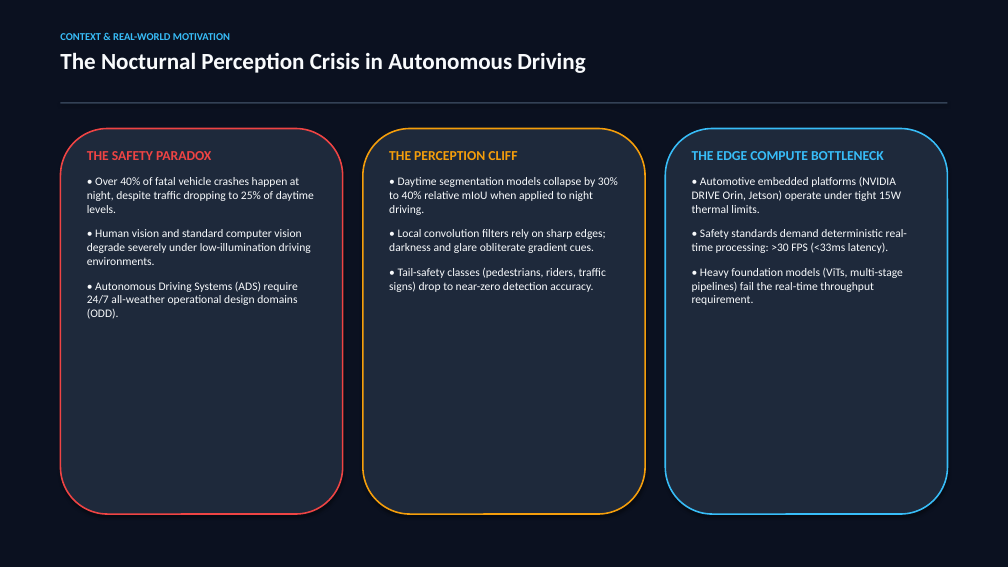
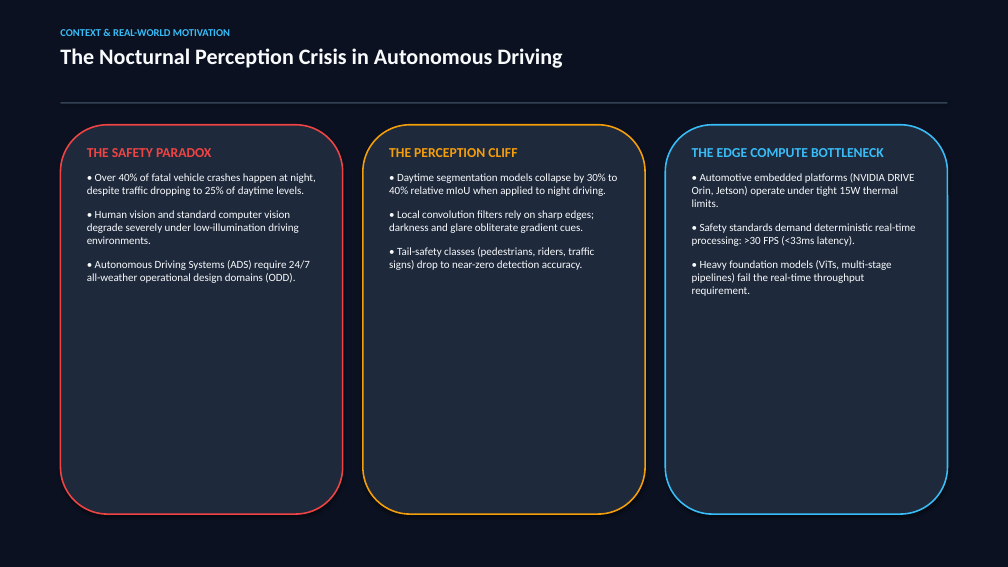
Before and after one commit to Gitansh-Bansal/AI512_Project, a slide deck: slide 2 of presentation/Nighttime_Semantic_Segmentation_Presentation.pptx. Drawn at 1008x567 pixels with LibreOffice and Linux fonts; fonts in the diff are those of the drawing. Boxes give left, top, right and bottom in pixels: in the first picture for what was removed or moved away, otherwise in the second. Text is boxed around its words. In the diff, an @@ line names an element or a change of style, - is before the commit and + after.

```diff
--- a/presentation/Nighttime_Semantic_Segmentation_Presentation.pptx
+++ b/presentation/Nighttime_Semantic_Segmentation_Presentation.pptx
@@ text at box(60, 48, 562, 68): size 22 to 21 pt in "The Nocturnal Perception Crisis in Autonomous Driving" @@
@@ rounded rectangle: place and size @@
-rounded rectangle at box(60, 129, 343, 514)
+rounded rectangle at box(60, 125, 343, 514)
@@ rounded rectangle: place and size @@
-rounded rectangle at box(363, 129, 645, 514)
+rounded rectangle at box(363, 125, 645, 514)
@@ rounded rectangle: place and size @@
-rounded rectangle at box(665, 129, 948, 514)
+rounded rectangle at box(665, 125, 948, 514)
@@ text at box(87, 173, 315, 283): size 11 to 10.5 pt @@
@@ text at box(389, 173, 617, 270): size 11 to 10.5 pt @@
@@ text at box(692, 173, 916, 296): size 11 to 10.5 pt @@
```
Also in this commit, not shown: 11 other slides changed, 4 slides added, 1 slide removed, 5 other files.
